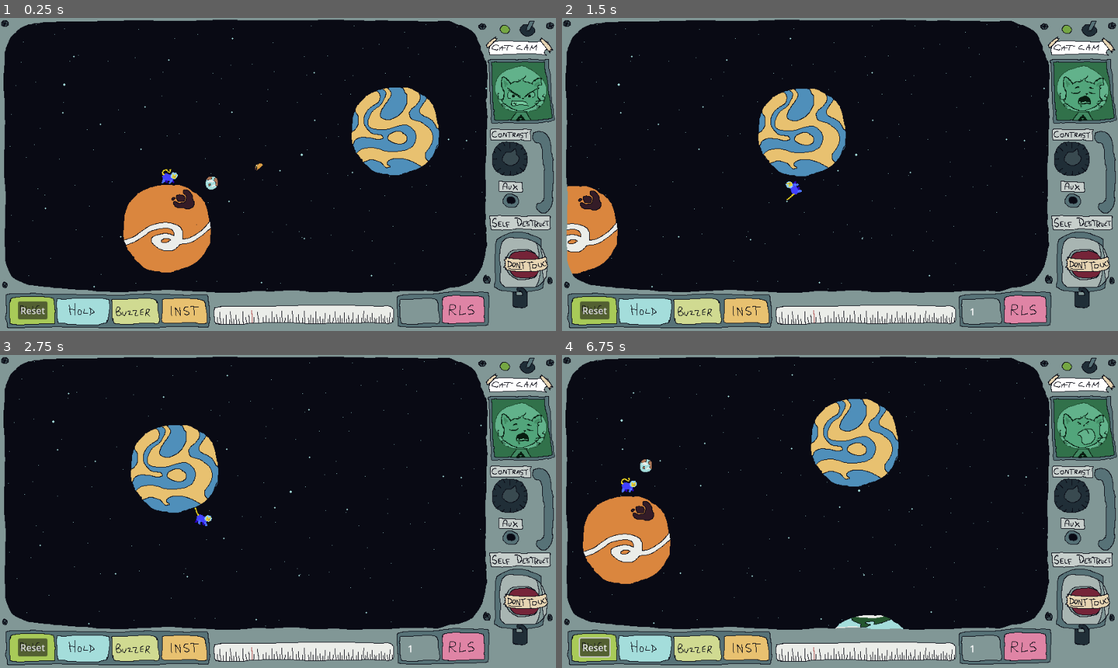
Above: before the commit, frames 1-4 (two rows, left to right).
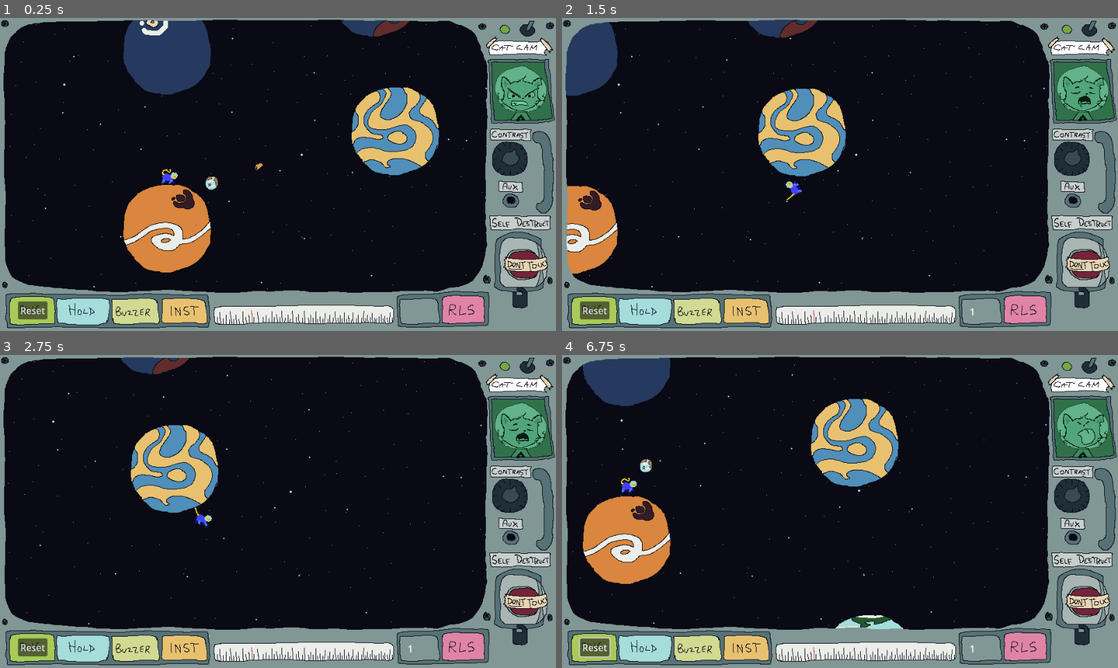
Above: after the commit, the same moments.

Repository: butlernc/space.cat.launcher
Game: Godot game, scene res://Scenes/main.tscn
The game is run twice, just before and just after one commit, with the same random seed, the same clock (stepped at 60 frames per second) and the same inputs.
Inputs (mouse positions are in pixels of both pictures, inside the frame that each line leads up to):
- Up to frame 1 (0.25 s): no input
- Up to frame 2 (1.5 s): move the mouse to (962, 158) at 0.52 s; press the mouse at (962, 158) at 0.53 s; move the mouse to (728, 190) at 1.27 s; release the mouse at (728, 190) at 1.28 s; right-click (728, 190) at 1.35 s
- Up to frame 3 (2.75 s): move the mouse to (333, 442) at 2.02 s; press the mouse at (333, 442) at 2.03 s
- Up to frame 4 (6.75 s): move the mouse to (812, 574) at 2.77 s; release the mouse at (812, 574) at 2.78 s; right-click (812, 574) at 2.85 s; move the mouse to (1006, 558) at 3.52 s; press the mouse at (1006, 558) at 3.53 s; move the mouse to (673, 464) at 4.27 s; release the mouse at (673, 464) at 4.28 s; right-click (673, 464) at 4.35 s; move the mouse to (867, 511) at 5.02 s; press the mouse at (867, 511) at 5.03 s; release the mouse at (867, 511) at 5.75 s; click "Reset" at 5.75 s; move the mouse to (756, 433) at 6.52 s; right-click (756, 433) at 6.6 s

The runs differ from the first frame. In frame 1, 3.6% of the frame differs, in the area x 22-74%, y 0-25%; in frame 2, 2.2%; in frame 3, 0.5%; in frame 4, 1.9%.

Commit message:
planet generating is working!

Diff:
--- /dev/null
+++ b/Levels/level_1.tres
@@ -0,0 +1,14 @@
+[gd_resource type="JSON" format=3 uid="uid://btfp7piwjhvck"]
+
+[resource]
+data = [{
+"radius": 80.0,
+"sprite_path": "res://Art/Planets/big_planets13.png",
+"x": -159.0,
+"y": -200.0
+}, {
+"radius": 80.0,
+"sprite_path": "res://Art/Planets/big_planets16.png",
+"x": 200.0,
+"y": -300.0
+}]
--- /dev/null
+++ b/Scripts/PlanetConfig.gd
@@ -0,0 +1,84 @@
+extends Object
+
+var PLANET_GRAVITY_RADIUS_RATIO = 1.5
+var radius = 0
+var gravity_radius = 0
+var position = Vector2(0, 0)
+var orbit_planets = []
+var sprite_path = ""
+
+
+func _init(config):
+	radius = config.radius
+	gravity_radius = (radius * PLANET_GRAVITY_RADIUS_RATIO)
+	position = Vector2(config.x, config.y)
+	sprite_path = config.sprite_path
+	# TODO: add orbiting planets
+
+func generate(parent_node):
+
+	# To generate a planet we need:
+	# Node2D for the wrapper/container w/config'd:
+	# position
+	var container_node = Node2D.new()
+	container_node.set_position(position)
+	# Area2D for the gravity wrapper/container w/config'd:
+	# Monitoring: true (default)
+	# Monitorable: true (default)
+	# space override: SPACE_OVERRIDE_COMBINE, 1
+	# point: true
+	# point unit distance: 80px (affected by size)
+	# gravity: 980 px/s2 (default) (affected by size)
+	# collision layer: 2
+	# collision mask: 2
+	# CollisionShape2D
+	# CircleShape2D
+	# radius: 120px (affected by size)
+	var gravity_area = Area2D.new()
+	gravity_area.set_gravity_space_override_mode(Area2D.SPACE_OVERRIDE_COMBINE)
+	gravity_area.set_gravity_is_point(true)
+	gravity_area.set_gravity_point_unit_distance(radius)
+	gravity_area.set_collision_layer(2)
+	gravity_area.set_collision_mask(2)
+	var gravity_area_cs = CollisionShape2D.new()
+	var gravity_area_cs_cs = CircleShape2D.new()
+	gravity_area_cs_cs.set_radius(gravity_radius)
+	gravity_area_cs.set_shape(gravity_area_cs_cs)
+	gravity_area.add_child(gravity_area_cs)
+	container_node.add_child(gravity_area)
+	# RigidBody2D
+	# script: Planet
+	# freeze: true
+	# freeze mode: FREEZE_MODE_STATIC, 0
+	# collision layer: 1 (default)
+	# collision mask: 1 (default)
+	# CollisionShape2D
+	# CircleShape2D
+	# radius: 80px (affected by size)
+	var rigid_body = RigidBody2D.new()
+	rigid_body.set_script(load("res://Scripts/planet.gd"))
+	rigid_body.set_freeze_enabled(true)
+	rigid_body.set_freeze_mode(rigid_body.FREEZE_MODE_STATIC)
+	var rigid_body_cs = CollisionShape2D.new()
+	var rigid_body_cs_cs = CircleShape2D.new()
+	rigid_body_cs_cs.set_radius(radius)
+	rigid_body_cs.set_shape(rigid_body_cs_cs)
+	rigid_body.add_child(rigid_body_cs)
+	container_node.add_child(rigid_body)
+	# Sprite2D
+	# texture: passed in
+	var planet_sprite = Sprite2D.new()
+	print(sprite_path)
+	planet_sprite.set_texture(load(sprite_path))
+	container_node.add_child(planet_sprite)
+	# Any Orbiting Planets (Each need the following)
+	# RigidBody2D
+	# script: orbit_planet
+	#
+	# CollisionShape2D
+	# CircleShape2D
+	# radius: size of sprite
+	#
+	# Sprite2D
+	# texture: passed in
+	parent_node.add_child(container_node)
--- a/Scripts/aim-lines.gd
+++ b/Scripts/aim-lines.gd
@@ -74,7 +74,7 @@
 
 func freed():
 	# if we don't have a ref it's been freed
-	!weakref(lines_container).get_ref()
+	return !weakref(lines_container).get_ref()
 
 func create_line(p1 : Vector2, p2 : Vector2, index):
 	var line2D = Line2D.new()
--- a/Scripts/main.gd
+++ b/Scripts/main.gd
@@ -3,6 +3,7 @@
 signal planet_reached
 signal game_over
 var score = 0
+var PlanetConfig = load("res://Scripts/PlanetConfig.gd")
 
 
 # Called when the node enters the scene tree for the first time.
@@ -18,77 +19,13 @@
 
 func new_game():
 	$Player.start($StartPosition.position)
+	generate_planets(load("res://Levels/level_1.tres"))
 
 func _on_taco_collected():
 	score += 1
 	get_node("HUD/CanvasLayer/Score").text = str(score)
 
 func generate_planets(planet_list):
-	for planet_config in planet_list:
-		generate_planet(planet_config)
-
-
-func generate_planet(planet_config):
-	var planet_position = Vector2(0, 0)
-	var planet_radius = 80
-	var planet_gravity_radius = 120
-	var planet_sprite_path = "res://Art/Planets/big_planets11.png"
-	# To generate a planet we need:
-	# Node2D for the wrapper/container w/config'd:
-	# position
-	var container_node = Node2D.new()
-	container_node.set_position(planet_config.position)
-	# Area2D for the gravity wrapper/container w/config'd:
-	# Monitoring: true (default)
-	# Monitorable: true (default)
-	# space override: SPACE_OVERRIDE_COMBINE, 1
-	# point: true
-	# point unit distance: 80px (affected by size)
-	# gravity: 980 px/s2 (default) (affected by size)
-	# collision layer: 2
-	# collision mask: 2
-	# CollisionShape2D
-	# CircleShape2D
-	# radius: 120px (affected by size)
-	var gravity_area = Area2D.new()
-	gravity_area.set_gravity_space_override(Area2D.SPACE_OVERRIDE_COMBINE)
-	gravity_area.set_gravity_point(true)
-	gravity_area.set_gravity_point_unit_distance(planet_radius)
-	gravity_area.set_collision_layer(2)
-	gravity_area.set_collision_mask(2)
-	var gravity_area_cs = CollisionShape2D.new()
-	var gravity_area_cs_cs = CircleShape2D.new()
-	gravity_area_cs_cs.set_radius(planet_gravity_radius)
-	gravity_area_cs.set_shape(gravity_area_cs_cs)
-	gravity_area.add_child(gravity_area)
-	# RigidBody2D
-	# script: Planet
-	# freeze: true
-	# freeze mode: FREEZE_MODE_STATIC, 0
-	# collision layer: 1 (default)
-	# collision mask: 1 (default)
-	# CollisionShape2D
-	# CircleShape2D
-	# radius: 80px (affected by size)
-	var rigid_body = RigidBody2D.new()
-	rigid_body.set_script("res://Scripts/planet.gd")
-	rigid_body.set_freeze(true)
-	rigid_body.set_freeze_mode(rigid_body.FREEZE_MODE_STATIC)
-	var rigid_body_cs = CollisionShape2D.new()
-	var rigid_body_cs_cs = CircleShape2D.new()
-	rigid_body_cs_cs.set_radius(planet_radius)
-	rigid_body_cs.add_child(rigid_body_cs_cs)
-	# Sprite2D
-	# texture: passed in
-	var planet_sprite = Sprite2D.new()
-	planet_sprite.set_texture(planet_sprite_path)
-	# Any Orbiting Planets (Each need the following)
-	# RigidBody2D
-	# script: orbit_planet
-	#
-	# CollisionShape2D
-	# CircleShape2D
-	# radius: size of sprite
-	#
-	# Sprite2D
-	# texture: passed in
+	for planet_config_map in planet_list.data:
+		var planet_config = PlanetConfig.new(planet_config_map)
+		planet_config.generate(self)
